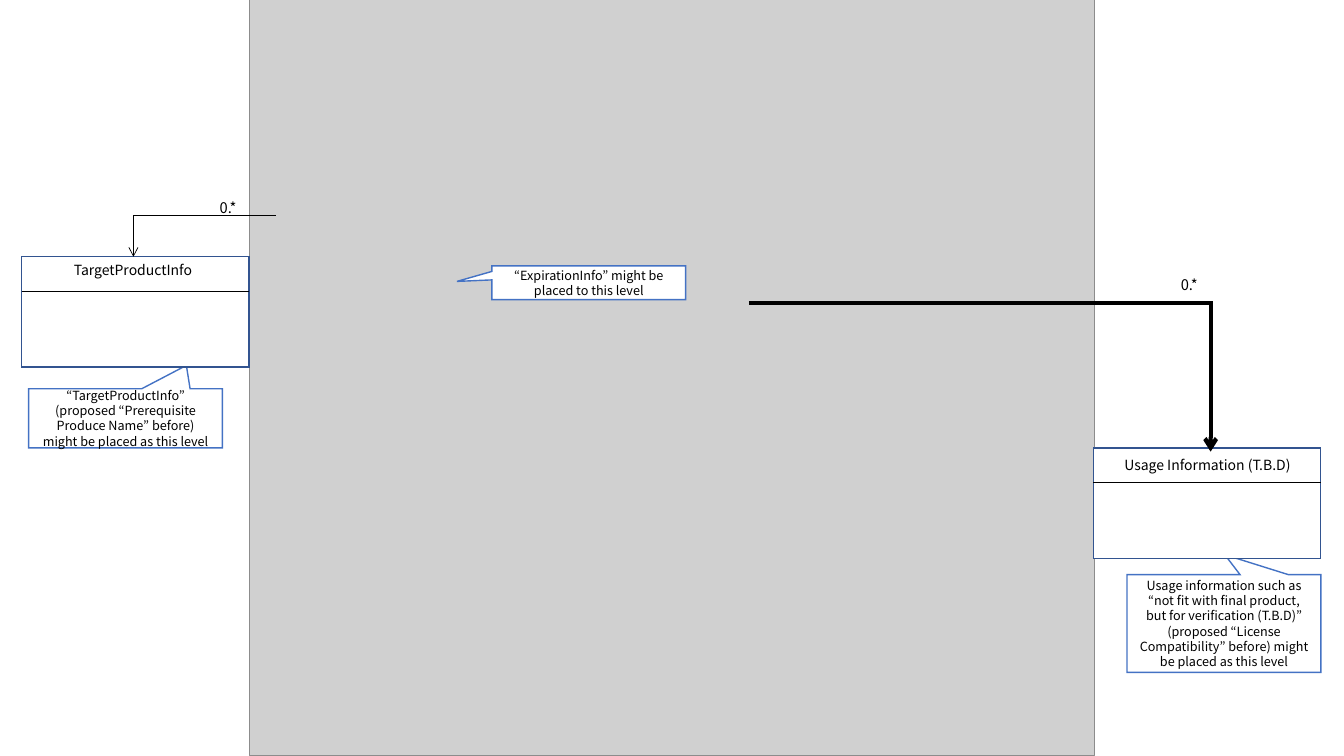
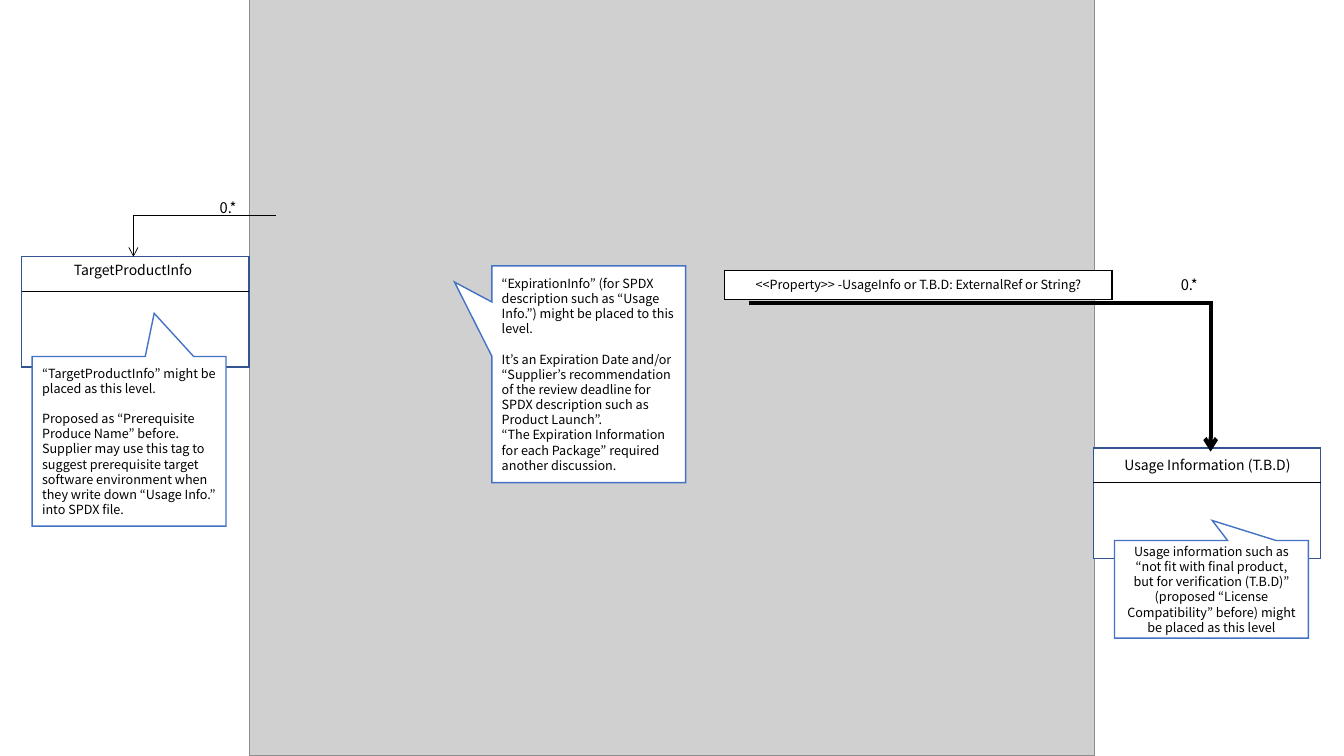
Before and after one commit to OpenChain-Project/Japan-WG-General, a slide deck: slide 1 of License-Info-Exchange/Proposal/UsageProfile_On_SPDX_Structure.pptx. Drawn at 1344x756 pixels with LibreOffice and Linux fonts; fonts in the diff are those of the drawing; grey boxes stand for pictures. Boxes give left, top, right and bottom in pixels: in the first picture for what was removed or moved away, otherwise in the second. Text is boxed around its words. In the diff, an @@ line names an element or a change of style, - is before the commit and + after.

Commit message:
Enhance description in each box

```diff
--- a/License-Info-Exchange/Proposal/UsageProfile_On_SPDX_Structure.pptx
+++ b/License-Info-Exchange/Proposal/UsageProfile_On_SPDX_Structure.pptx
@@ speech box "“ExpirationInfo” (for SPDX description such ..." at (x1=492, y1=266, x2=686, y2=483): proportions changed @@
@@ speech box "“ExpirationInfo” (for SPDX description such ..." resized from (x1=492, y1=266, x2=686, y2=300) to (x1=492, y1=266, x2=686, y2=483) @@
@@ text in speech box at (x1=502, y1=278, x2=674, y2=470): text changed @@
-“ExpirationInfo” might be placed to this level
+“ExpirationInfo” (for SPDX description such as “Usage Info.”) might be placed to this level.
+It’s an Expiration Date and/or “Supplier’s recommendation of the review deadline for SPDX description such as Product Launch”.
+“The Expiration Information for each Package” required another discussion.
@@ rectangle added at (x1=725, y1=270, x2=1112, y2=299), fill #FFFFFF, outline #000000 1 pt, 9 pt, text #000000 @@
+<<Property>> -UsageInfo or T.B.D: ExternalRef or String?
@@ speech box "“TargetProductInfo” might be placed as ..." resized from (x1=28, y1=389, x2=222, y2=449) to (x1=32, y1=357, x2=226, y2=526) @@
@@ speech box "“TargetProductInfo” might be placed as ..." at (x1=32, y1=357, x2=226, y2=526): proportions changed @@
@@ text in speech box at (x1=42, y1=368, x2=216, y2=514): text changed @@
-“TargetProductInfo” (proposed “Prerequisite Produce Name” before) might be placed as this level
+“TargetProductInfo” might be placed as this level.
+Proposed as “Prerequisite Produce Name” before. Supplier may use this tag to suggest prerequisite target software environment when they write down “Usage Info.” into SPDX file.
@@ speech box "Usage information such as “not ..." moved from (x1=1127, y1=575, x2=1321, y2=673) to (x1=1115, y1=540, x2=1309, y2=638) @@
```
